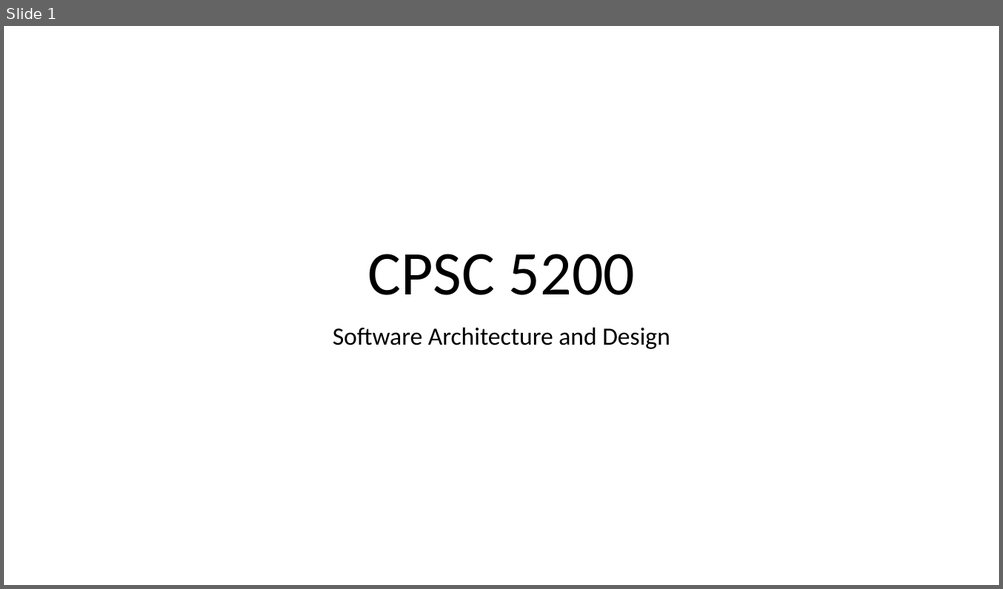
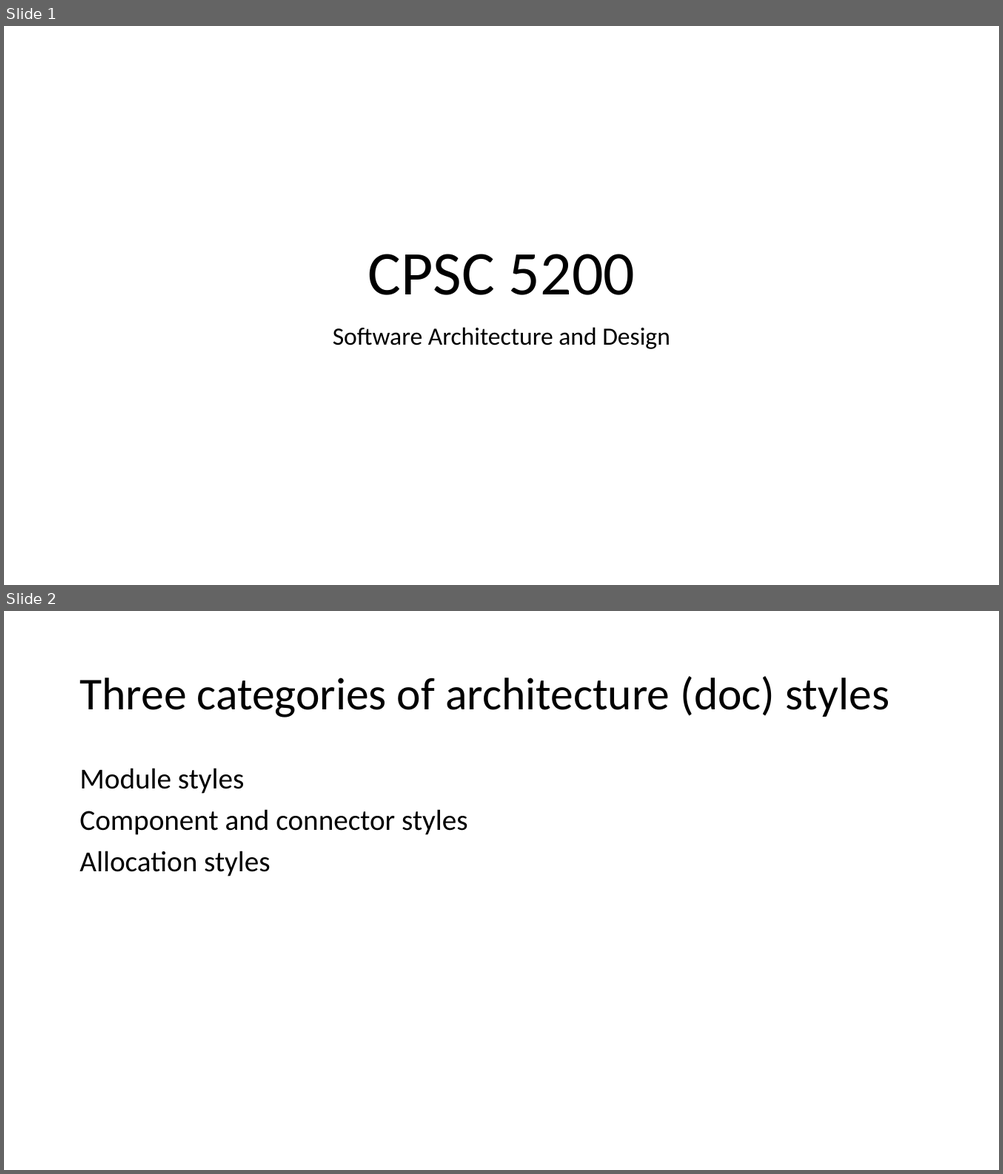
Before and after one commit to IrenaNiu/SU_CPSC_5200_20WQ, a slide deck: lectures/20WQ-02-11 Documenting software architectures.pptx. Shown one above the other, each under a label of ours: slide 1 before the commit, slides 1 and 2 after it. The pictures are 1003x589 and 1003x1174 pixels, drawn with LibreOffice and Linux fonts; fonts in the diff are those of the drawing. Boxes give left, top, right and bottom in pixels: in the first picture for what was removed or moved away, otherwise in the second. Text is boxed around its words. In the diff, an @@ line names an element or a change of style, - is before the commit and + after.

```diff
--- a/lectures/20WQ-02-11 Documenting software architectures.pptx
+++ b/lectures/20WQ-02-11 Documenting software architectures.pptx
@@ slide 2 added at (x1=4, y1=611, x2=999, y2=1170), background #FFFFFF @@
@@ title added at (x1=79, y1=676, x2=889, y2=718), 44 pt, text #000000 @@
+Three categories of architecture (doc) styles
@@ text added at (x1=79, y1=768, x2=468, y2=877), 28 pt, text #000000 @@
+Module styles
+Component and connector styles
+Allocation styles
```
Also in this commit, not shown: 24 other slides added.
